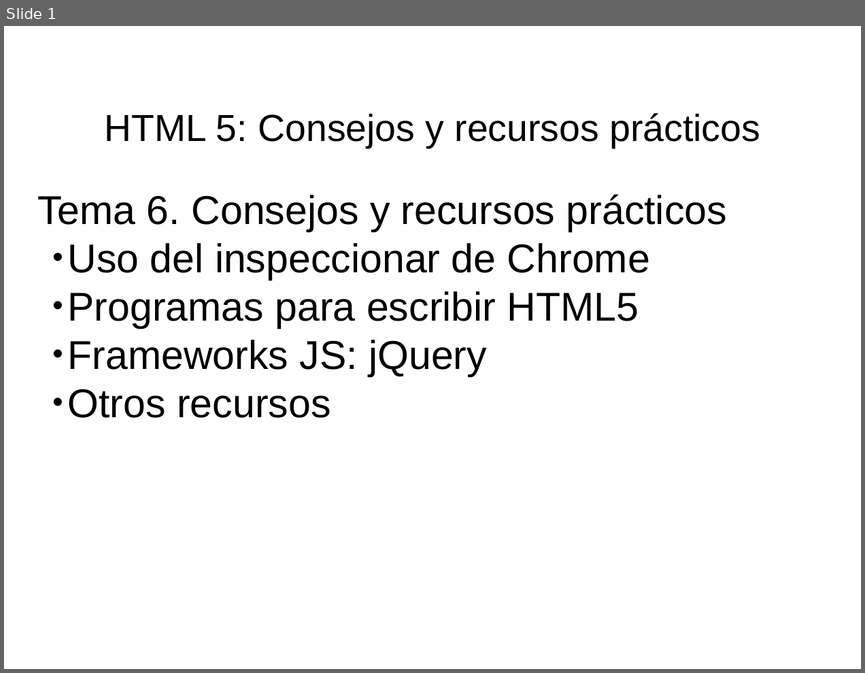
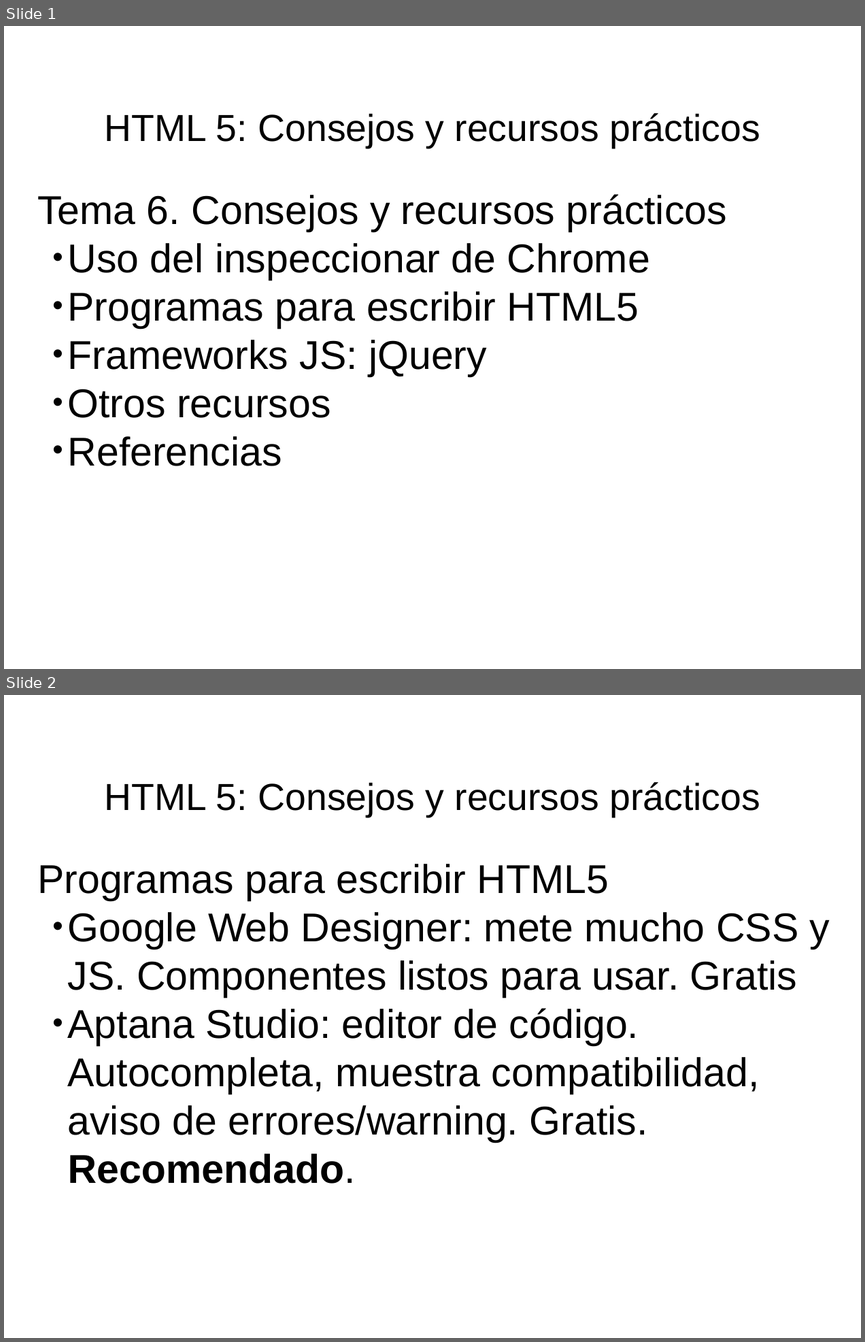
Before and after one commit to fitamix/HTML5, a slide deck: Tema6/Tema6-Presentacion.ppt. Shown one above the other, each under a label of ours: slide 1 before the commit, slides 1 and 2 after it. The pictures are 865x673 and 865x1342 pixels, drawn with LibreOffice and Linux fonts; fonts in the diff are those of the drawing. Boxes give left, top, right and bottom in pixels: in the first picture for what was removed or moved away, otherwise in the second. Text is boxed around its words. In the diff, an @@ line names an element or a change of style, - is before the commit and + after.

```diff
--- a/Tema6/Tema6-Presentacion.ppt
+++ b/Tema6/Tema6-Presentacion.ppt
@@ slide 2 added at [4, 695, 861, 1338], background #FFFFFF @@
@@ title added at [105, 782, 760, 817], 45 pt, text #000000 @@
+HTML 5: Consejos y recursos prácticos
@@ subtitle added at [37, 864, 830, 1183], 48 pt, text #000000 @@
+Programas para escribir HTML5
+  • Google Web Designer: mete mucho CSS y JS. Componentes listos para usar. Gratis
+  • Aptana Studio: editor de código. Autocompleta, muestra compatibilidad, aviso de errores/warning. Gratis. Recomendado.
@@ slide 1 changed as well @@
@@ subtitle at [68, 436, 282, 466]: paragraph added @@
+  • Referencias
```
Also in this commit, not shown: 1 other slide changed, 3 other slides added, 12 other files.
